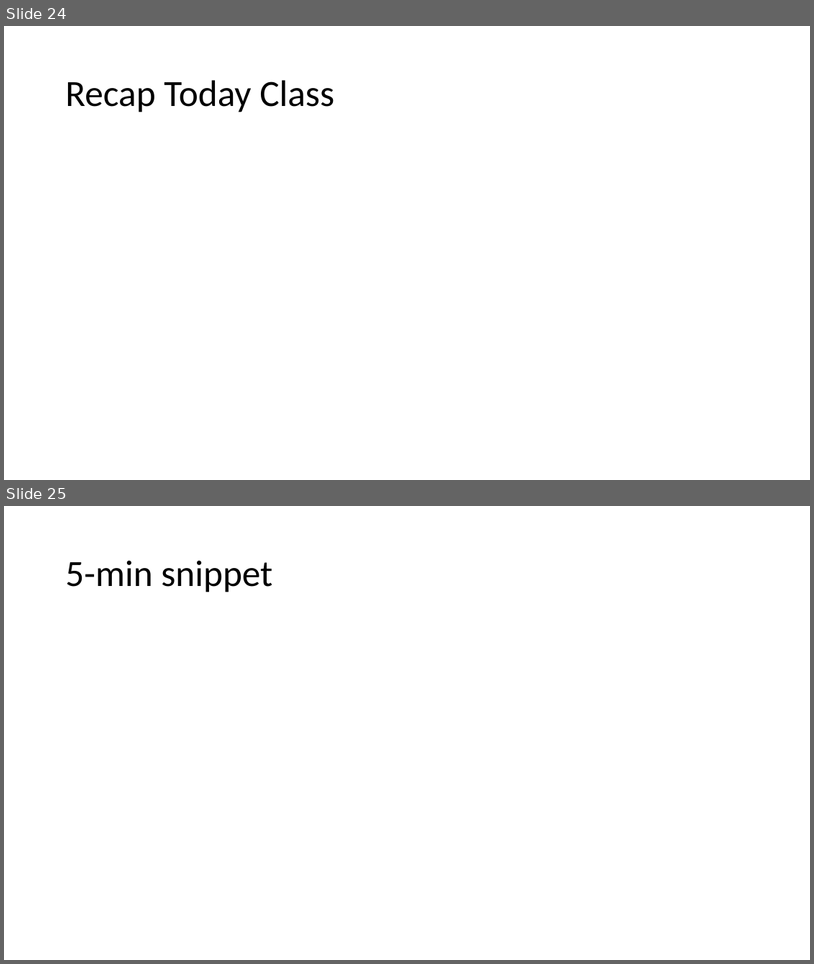
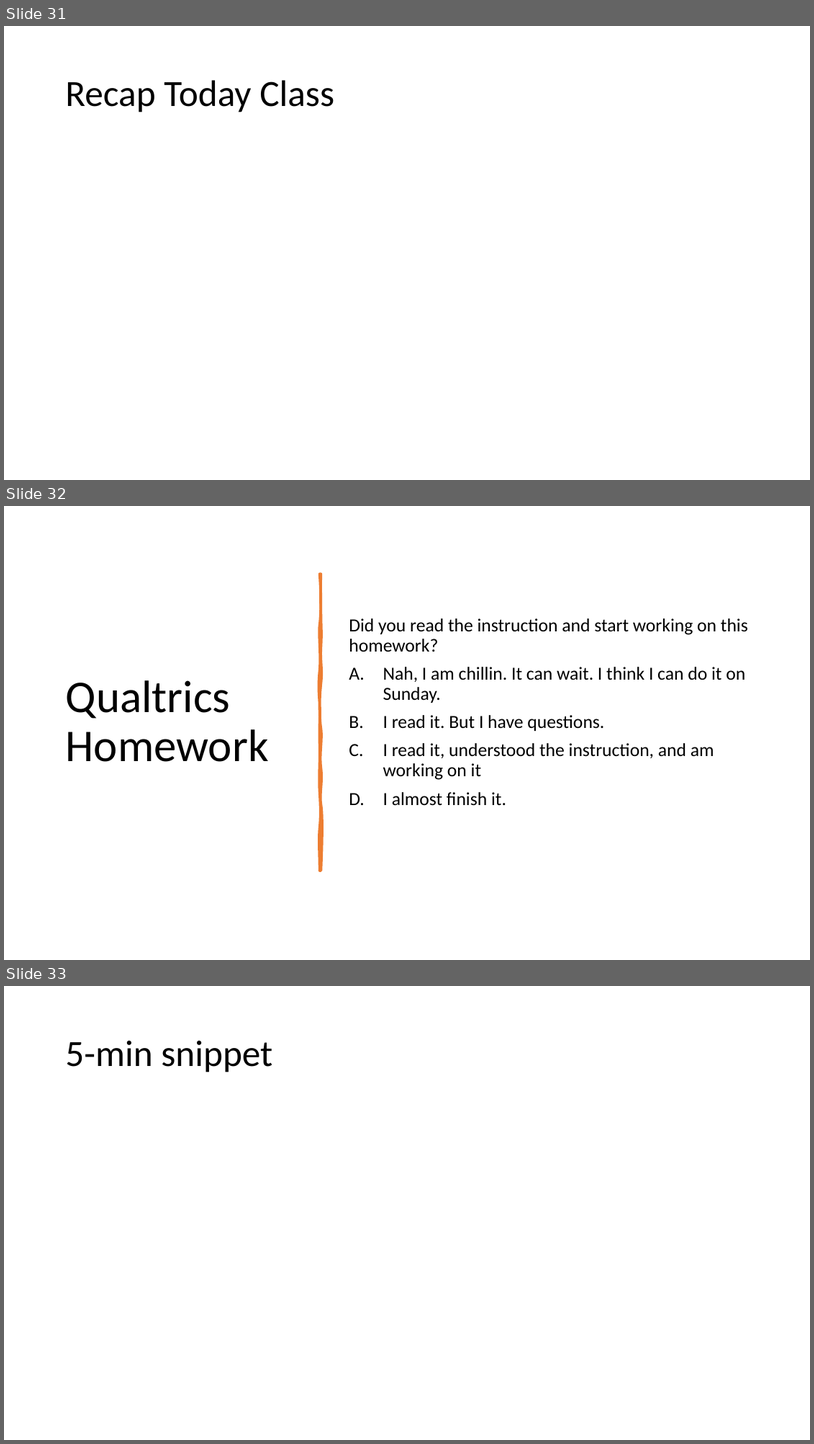
Before and after one commit to mikenguyen13/mar4050, a slide deck: lectures/5/2_Asking Goods Questions.pptx. Shown one above the other, each under a label of ours: slides 24 and 25 before the commit, slides 31, 32 and 33 after it. The pictures are 814x964 and 814x1444 pixels, drawn with LibreOffice and Linux fonts; fonts in the diff are those of the drawing. Boxes give left, top, right and bottom in pixels: in the first picture for what was removed or moved away, otherwise in the second. Text is boxed around its words. In the diff, an @@ line names an element or a change of style, - is before the commit and + after.

```diff
--- a/lectures/5/2_Asking Goods Questions.pptx
+++ b/lectures/5/2_Asking Goods Questions.pptx
@@ slide 32 added at [4, 506, 810, 960], background #FFFFFF @@
@@ freeform shape added at [320, 574, 321, 870], fill #ED7D31, outline #ED7D31 3.25 pt @@
@@ text added at [349, 618, 748, 806], 22 pt, text #000000 @@
+Did you read the instruction and start working on this homework?
+A. Nah, I am chillin. It can wait. I think I can do it on Sunday.
+B. I read it. But I have questions.
+C. I read it, understood the instruction, and am working on it
+D. I almost finish it.
@@ title added at [66, 680, 269, 762], 54 pt, text #000000 @@
+Qualtrics Homework
@@ what was slide 24 is now slide 31 @@
@@ what was slide 25 is now slide 33 @@
```
Also in this commit, not shown: 2 slides changed, 7 other slides added, 1 other file.
